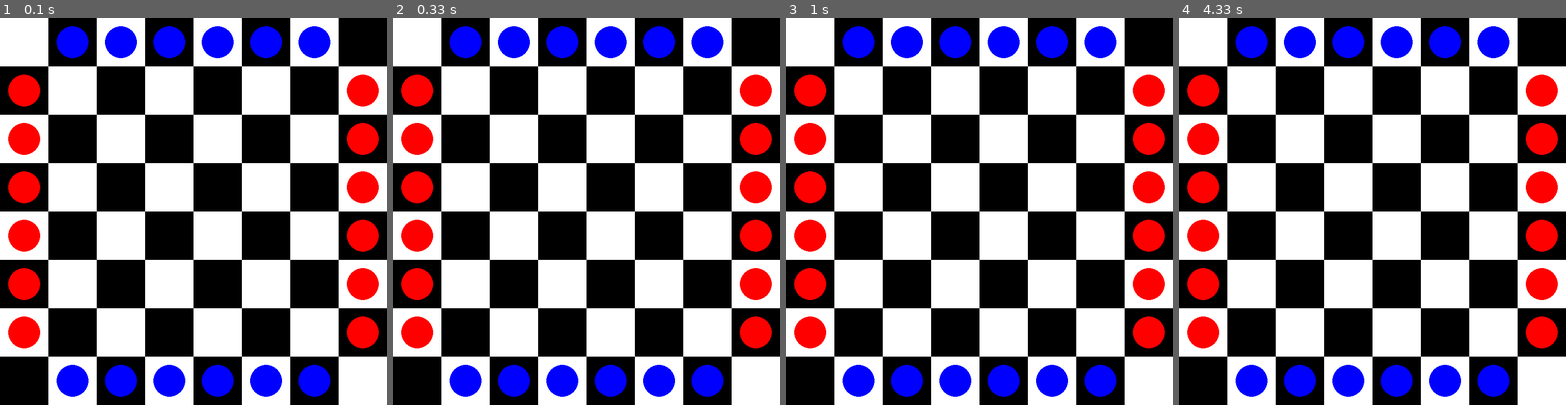
Above: before the commit, frames 1-4 (left to right).
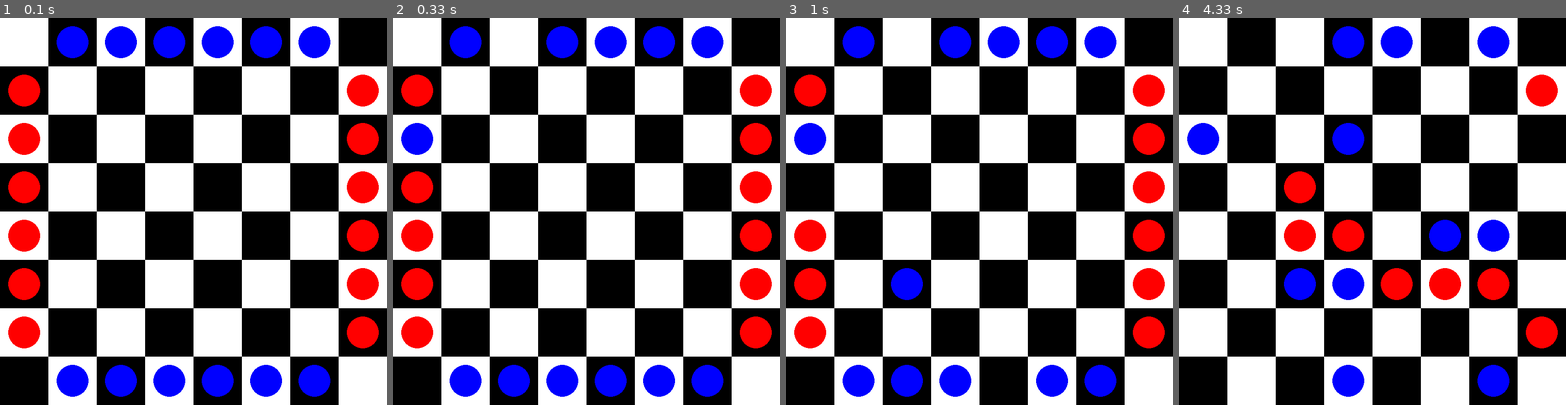
Above: after the commit, the same moments.

Repository: sidramon/LOA-ML
Game: pygame game, started from src/preview_pygame.py
The game is run twice, just before and just after one commit, with the same random seed, the same clock (stepped at 60 frames per second) and the same inputs.
Inputs:
- Up to frame 1 (0.1 s): no input
- Up to frame 2 (0.33 s): no input
- Up to frame 3 (1 s): no input
- Up to frame 4 (4.33 s): no input

Frame 1 is identical in both runs. In frame 2, 1.1% of the frame differs, in the area x 2-36%, y 2-36%; in frame 3, 2.6%; in frame 4, 15%, in the area x 2-98%, y 2-98%.

Commit message:
Show live CPU match in preview

Diff:
--- a/src/preview_pygame.py
+++ b/src/preview_pygame.py
@@ -1,16 +1,19 @@
 import pygame
 from board import Board
+from cpu import CPUPlayer
 
 # Constants
 WIDTH, HEIGHT = 800, 800
 GRID_SIZE = 100
 FPS = 30
+MOVE_INTERVAL_MS = 250
 
 # Colors
 WHITE = (255, 255, 255)
 BLACK = (0, 0, 0)
 PLAYER2_COLOR = (0, 0, 255)  # Blue for player 2
 PLAYER4_COLOR = (255, 0, 0)  # Red for player 4
+
 
 def draw_board(screen, board):
     for y in range(8):
@@ -27,6 +30,7 @@
             elif piece == 4:
                 pygame.draw.circle(screen, PLAYER4_COLOR, rect.center, GRID_SIZE // 3)
 
+
 def main():
     pygame.init()
     screen = pygame.display.set_mode((WIDTH, HEIGHT))
@@ -34,12 +38,54 @@
     clock = pygame.time.Clock()
 
     board = Board()  # Initialize the game board
+    player2 = CPUPlayer(
+        2,
+        {
+            "grouping": 1.0,
+            "connection": 1.0,
+            "enemy_sep": 1.0,
+            "mobility": 1.0,
+        },
+    )
+    player4 = CPUPlayer(
+        4,
+        {
+            "grouping": 0.8,
+            "connection": 1.2,
+            "enemy_sep": 1.0,
+            "mobility": 1.1,
+        },
+    )
+
+    current_player = 2
+    last_move_time = 0
     running = True
+    game_over = False
 
     while running:
         for event in pygame.event.get():
             if event.type == pygame.QUIT:
+                # Exit the loop immediately to avoid drawing on a closing window,
+                # which could cause the application to freeze or crash.
                 running = False
+                break
+
+        if not running:
+            break
+
+        now = pygame.time.get_ticks()
+        if not game_over and now - last_move_time >= MOVE_INTERVAL_MS:
+            current_cpu = player2 if current_player == 2 else player4
+            move = current_cpu.play(board, depth=2)
+
+            if move is None:
+                game_over = True
+            else:
+                board.make_move(move)
+                current_player = 4 if current_player == 2 else 2
+                if board.is_game_over():
+                    game_over = True
+            last_move_time = now
 
         screen.fill(BLACK)
         draw_board(screen, board)
